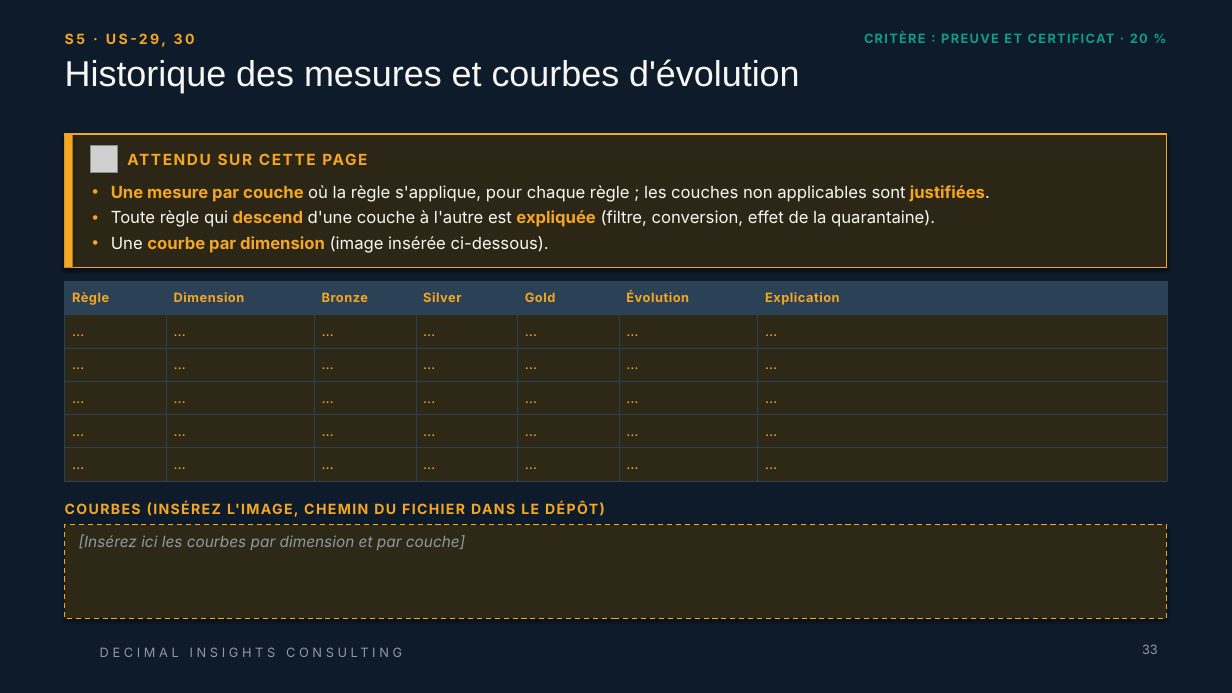
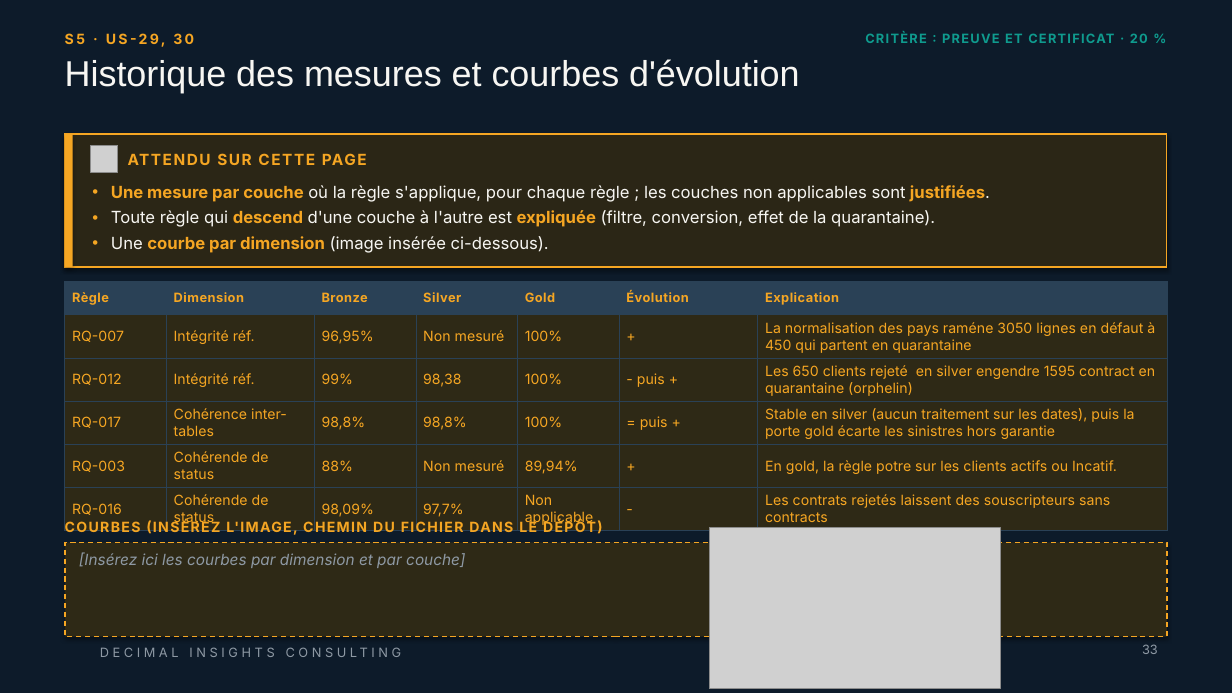
Before and after one commit to 0TRDavid/td-qualite-g00, a slide deck: slide 33 of livrables/Livrable_Groupe_TD_AssurConnect.pptx. Drawn at 1232x693 pixels with LibreOffice and Linux fonts; fonts in the diff are those of the drawing; grey boxes stand for pictures; background and template pictures are left out. Boxes give left, top, right and bottom in pixels: in the first picture for what was removed or moved away, otherwise in the second. Text is boxed around its words. In the diff, an @@ line names an element or a change of style, - is before the commit and + after.

```diff
--- a/livrables/Livrable_Groupe_TD_AssurConnect.pptx
+++ b/livrables/Livrable_Groupe_TD_AssurConnect.pptx
@@ text "S5 · US-29, 30" at (65, 33, 194, 47): letter spacing 1.9 to 1.8 pt @@
@@ table at (65, 282, 1167, 530) @@
-row 2: … | … | … | … | … | … | …
+row 2: RQ-007 | Intégrité réf. | 96,95% | Non mesuré | 100% | + | La normalisation des pays raméne 3050 lignes en défaut à 450 qui partent en quarantaine
-row 3: … | … | … | … | … | … | …
+row 3: RQ-012 | Intégrité réf. | 99% | 98,38 | 100% | - puis + | Les 650 clients rejeté en silver engendre 1595 contract en quarantaine (orphelin)
-row 4: … | … | … | … | … | … | …
+row 4: RQ-017 | Cohérence inter-tables | 98,8% | 98,8% | 100% | = puis + | Stable en silver (aucun traitement sur les dates), puis la porte gold écarte les sinistres hors garantie
-row 5: … | … | … | … | … | … | …
+row 5: RQ-003 | Cohérende de status | 88% | Non mesuré | 89,94% | + | En gold, la règle potre sur les clients actifs ou Incatif.
-row 6: … | … | … | … | … | … | …
+row 6: RQ-016 | Cohérende de status | 98,09% | 97,7% | Non applicable | - | Les contrats rejetés laissent des souscripteurs sans contracts
@@ text "COURBES (INSÉREZ L'IMAGE, CHEMIN DU ...": place and size @@
-text "COURBES (INSÉREZ L'IMAGE, CHEMIN DU ..." at (65, 501, 605, 517)
+text "COURBES (INSÉREZ L'IMAGE, CHEMIN DU ..." at (65, 520, 603, 535)
@@ picture added at (710, 528, 1001, 689) @@
@@ rectangle "[Insérez ici les courbes par ...": place and size @@
-rectangle "[Insérez ici les courbes par ..." at (65, 525, 1167, 619)
+rectangle "[Insérez ici les courbes par ..." at (65, 543, 1167, 637)
```
Also in this commit, not shown: 39 other slides changed.
